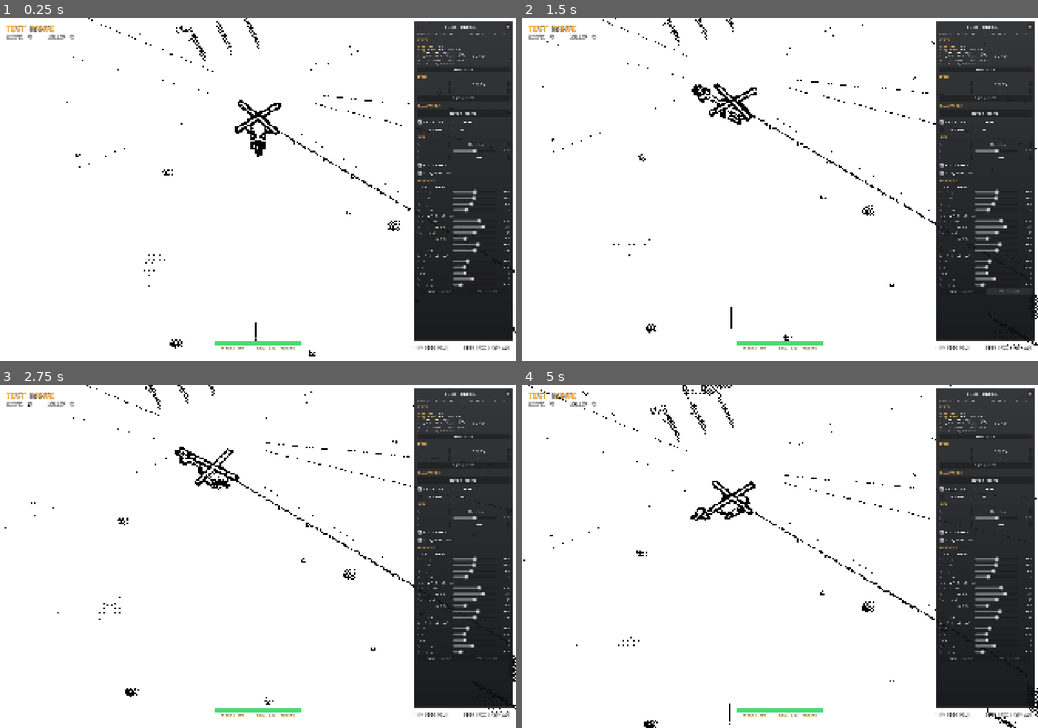
Above: before the commit, frames 1-4 (two rows, left to right).
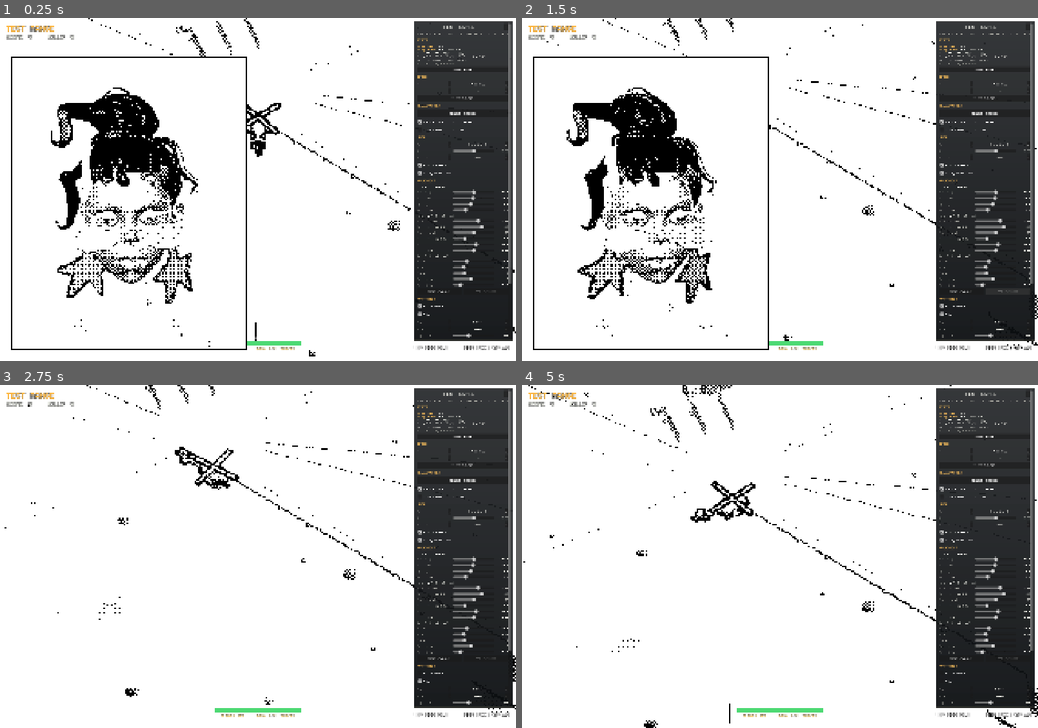
Above: after the commit, the same moments.

Repository: chronicallydev/CAS
Game: Godot game, scene res://features/test_range/test_range.tscn
Same seed, same stepped clock (60 frames per second), same inputs: the game is played once before the commit and once after it.
Inputs (mouse positions are in pixels of both pictures, inside the frame that each line leads up to):
- Up to frame 1 (0.25 s): no input
- Up to frame 2 (1.5 s): click "RESET MOVEMENT" at 0.5 s; click "COPY CHANGES" at 1.25 s
- Up to frame 3 (2.75 s): click (464, 673) at 2 s, where only the run after the commit has a clickable "Show portrait"
- Up to frame 4 (5 s): click (986, 679) at 2.75 s, where only the run after the commit has a clickable "Sway"; click "<" at 3.5 s; click ">" at 4.25 s

The runs differ from the first frame. In frame 1, 7.9% of the frame differs, in the area x 2-100%, y 1-97%; in frame 2, 8.4%; in frame 3, 0.9%; in frame 4, 1.8%.

Commit message:
Add a 1-bit character portrait to the test range
Imports the first character bust (girl1.fbx) and renders it live in the
bottom-left corner with a custom 1-bit shader: tone from vertex paint,
key/fill/rim lighting with a highlight, Bayer dither or hatching, and ink
lines on overlaps. The panel's PORTRAIT section tunes it live.

Diff:
--- a/features/test_range/test_range_panel.gd
+++ b/features/test_range/test_range_panel.gd
@@ -12,6 +12,9 @@
 #   MOVEMENT   - live sliders for the flight model and dash; kept across
 #                resets. COPY puts the changed values on the clipboard, to
 #                bake into cobra.tres / helicopter.gd.
+#   PORTRAIT   - a test character portrait (CharacterPortrait) in the
+#                bottom-left corner, with its style, detail and shading
+#                live; COPY puts the changed values on the clipboard.
 #
 # The X (or Tab) closes it; the PANEL button (or Tab) brings it back.
 
@@ -55,6 +58,29 @@
 	]],
 ]
 
+const PORTRAIT_MODEL := preload("res://assets/characters/girl1/girl1.fbx")
+## The portrait's size in window pixels; detail is how many of them make
+## one image pixel.
+const PORTRAIT_SIZE := Vector2i(360, 450)
+const PORTRAIT_SCALES := [1, 2, 3, 4]
+const PORTRAIT_STYLES := ["Dither", "Hatching"]
+## The portrait sliders: [uniform, label, min, max, step, default, true for
+## the ink pass]. Defaults match the shaders. "light_side" is the key
+## light's angle round the face, turned into key_direction.
+const PORTRAIT := [
+	["light_side", "Light side", -90.0, 90.0, 1.0, -24.0, false],
+	["contrast_curve", "Contrast", 0.4, 2.5, 0.05, 1.0, false],
+	["black_point", "Black point", 0.0, 0.5, 0.01, 0.1, false],
+	["white_point", "White point", 0.5, 1.0, 0.01, 0.85, false],
+	["fill_strength", "Fill light", 0.0, 1.0, 0.05, 0.4, false],
+	["ambient", "Ambient", 0.0, 0.6, 0.01, 0.18, false],
+	["rim_strength", "Rim light", 0.0, 2.0, 0.05, 0.9, false],
+	["specular_strength", "Shine", 0.0, 2.0, 0.05, 0.6, false],
+	["hatch_spacing", "Hatch spacing", 3.0, 10.0, 1.0, 5.0, false],
+	["silhouette_ink", "Outlines", 0.0, 1.0, 1.0, 1.0, true],
+	["crease_ink", "Crease lines", 0.0, 1.0, 1.0, 1.0, true],
+]
+
 var range_context: TestRangeContext
 var panel: PanelContainer
 # Shown in the panel's place while it is closed.
@@ -63,6 +89,15 @@
 var stats_label: RichTextLabel
 var _stats_timer: float = 0.0
 
+# Its own layer, drawn in window pixels so the portrait's pixels stay even.
+var portrait_layer: CanvasLayer
+var portrait_frame: PanelContainer
+var portrait: CharacterPortrait
+var portrait_scale: int = 2
+var portrait_style: int = 0
+var portrait_sway: bool = true
+var portrait_values: Dictionary = {}  # uniform -> value, once changed
+
 
 func initialize(context: TestRangeContext) -> void:
 	range_context = context
@@ -82,6 +117,7 @@
 
 
 func _process(delta: float) -> void:
+	place_portrait()
 	_stats_timer -= delta
 	if _stats_timer <= 0.0 and stats_label != null and panel.visible and range_context.mission != null:
 		_stats_timer = 0.2
@@ -252,6 +288,8 @@
 	open_button.visible = false
 	add_child(open_button)
 
+	build_portrait()
+
 
 ## Rebuilds the spawn and helicopter sections.
 func refresh() -> void:
@@ -260,6 +298,7 @@
 	build_helicopter(setup_box)
 	build_look(setup_box)
 	build_movement(setup_box)
+	build_portrait_controls(setup_box)
 
 
 func build_spawn(box: VBoxContainer) -> void:
@@ -356,6 +395,110 @@
 	print(text)
 
 
+# --- Portrait ---------------------------------------------------------------
+
+func build_portrait() -> void:
+	portrait_layer = CanvasLayer.new()
+	portrait_layer.layer = layer - 1
+	add_child(portrait_layer)
+
+	# Black frame, like a dialogue box in a 1-bit game.
+	var style := StyleBoxFlat.new()
+	style.bg_color = Color.WHITE
+	style.border_color = Color.BLACK
+	style.set_border_width_all(4)
+	style.set_content_margin_all(4)
+	portrait_frame = PanelContainer.new()
+	portrait_frame.add_theme_stylebox_override("panel", style)
+	portrait_frame.mouse_filter = Control.MOUSE_FILTER_IGNORE
+	portrait_layer.add_child(portrait_frame)
+
+	portrait = CharacterPortrait.new()
+	portrait.model = PORTRAIT_MODEL
+	portrait.frame_height = 0.85
+	portrait.resolution = PORTRAIT_SIZE / portrait_scale
+	portrait.pixel_scale = portrait_scale
+	portrait.mouse_filter = Control.MOUSE_FILTER_IGNORE
+	portrait_frame.add_child(portrait)
+
+
+# Bottom-left corner, undoing the window's content scale like PixelArt does.
+func place_portrait() -> void:
+	if portrait_layer == null or not portrait_layer.visible:
+		return
+	var window := Vector2(get_window().size)
+	var canvas_scale: float = window.y / get_viewport().get_visible_rect().size.y
+	portrait_layer.transform = Transform2D.IDENTITY.scaled(Vector2.ONE / canvas_scale)
+	portrait_frame.position = Vector2(16, window.y - portrait_frame.size.y - 16).floor()
+
+
+func portrait_value(entry: Array) -> float:
+	return portrait_values.get(entry[0], entry[5])
+
+
+func set_portrait_value(entry: Array, value: float) -> void:
+	portrait_values[entry[0]] = value
+	if entry[0] == "light_side":
+		var angle := deg_to_rad(value)
+		portrait.set_shade("key_direction", Vector3(sin(angle), 0.55, cos(angle)))
+	elif entry[6]:
+		portrait.set_ink(entry[0], value)
+	else:
+		portrait.set_shade(entry[0], value)
+
+
+func build_portrait_controls(box: VBoxContainer) -> void:
+	box.add_child(section("PORTRAIT"))
+	box.add_child(check("Show portrait", portrait_layer.visible, func(on: bool) -> void:
+		portrait_layer.visible = on))
+	box.add_child(check("Sway", portrait_sway, func(on: bool) -> void:
+		portrait_sway = on
+		portrait.sway_degrees = 12.0 if on else 0.0
+		if not on:
+			portrait.pivot.rotation.y = 0.0))
+	box.add_child(stepper("Style", PORTRAIT_STYLES[portrait_style], func(step: int) -> void:
+		portrait_style = posmod(portrait_style + step, PORTRAIT_STYLES.size())
+		portrait.set_shade("pattern", portrait_style)
+		refresh()))
+	var detail := PORTRAIT_SIZE / portrait_scale
+	box.add_child(stepper("Detail", "%dx%d" % [detail.x, detail.y], func(step: int) -> void:
+		var index := clampi(PORTRAIT_SCALES.find(portrait_scale) - step, 0, PORTRAIT_SCALES.size() - 1)
+		portrait_scale = PORTRAIT_SCALES[index]
+		portrait.set_detail(PORTRAIT_SIZE / portrait_scale, portrait_scale)
+		portrait_frame.reset_size()
+		refresh()))
+	for entry in PORTRAIT:
+		box.add_child(slider(entry[1], portrait_value(entry), entry[5], entry[2], entry[3], entry[4], func(value: float) -> void:
+			set_portrait_value(entry, value)))
+
+	var row := HBoxContainer.new()
+	row.add_theme_constant_override("separation", 6)
+	box.add_child(row)
+	var reset := button("RESET PORTRAIT", func() -> void:
+		for entry in PORTRAIT:
+			set_portrait_value(entry, entry[5])
+		portrait_values.clear()
+		refresh())
+	reset.size_flags_horizontal = Control.SIZE_EXPAND_FILL
+	row.add_child(reset)
+	var copy := button("COPY CHANGES", copy_portrait)
+	copy.size_flags_horizontal = Control.SIZE_EXPAND_FILL
+	row.add_child(copy)
+
+
+## Puts the changed portrait values on the clipboard, to bake into the
+## shader defaults, and prints them too.
+func copy_portrait() -> void:
+	var lines: Array[String] = ["# Portrait: %s, detail %s" % [PORTRAIT_STYLES[portrait_style], PORTRAIT_SIZE / portrait_scale]]
+	for entry in PORTRAIT:
+		var value := portrait_value(entry)
+		if not is_equal_approx(value, entry[5]):
+			lines.append("%s = %s   # was %s" % [entry[0], format_value(value, entry[4]), format_value(entry[5], entry[4])])
+	var text := "\n".join(lines)
+	DisplayServer.clipboard_set(text)
+	print(text)
+
+
 func update_stats() -> void:
 	var c := range_context
 	var lines: Array[String] = []
--- /dev/null
+++ b/shared/portrait/character_portrait.gd
@@ -0,0 +1,166 @@
+class_name CharacterPortrait
+extends SubViewportContainer
+
+# A character bust rendered live in 1-bit, for HUD and dialogue portraits.
+# The model renders in its own small world and viewport at `resolution`,
+# shaded by portrait_1bit.gdshader with ink lines from portrait_ink.gdshader,
+# and is scaled up with nearest filtering by `pixel_scale`. Higher resolution
+# than the game world's pixels, so a detailed sculpt keeps its face.
+#
+# Every part's tone comes from its material's brightness unless `tones`
+# names the material; the B&W palette then only sees light and dark, so
+# hair and clothes need a tone of their own to read against the skin.
+
+const SHADE_SHADER := preload("res://shared/portrait/portrait_1bit.gdshader")
+const INK_SHADER := preload("res://shared/portrait/portrait_ink.gdshader")
+
+@export var model: PackedScene
+## Size of the low-res image in pixels.
+@export var resolution: Vector2i = Vector2i(160, 200)
+@export var pixel_scale: int = 2
+## Material name -> tone (0 black .. 1 white), overriding its brightness.
+@export var tones: Dictionary = {}
+## Part of the model's height to frame, from the top (1 = all of it).
+@export_range(0.1, 1.0) var frame_height: float = 1.0
+@export var fov: float = 22.0
+## Slow side-to-side turn, degrees either way (0 = still).
+@export var sway_degrees: float = 12.0
+@export var sway_period: float = 6.0
+
+var viewport: SubViewport
+var camera: Camera3D
+var pivot: Node3D
+var ink: MeshInstance3D
+# Every ShaderMaterial on the model, by material name.
+var materials: Dictionary = {}
+var _time: float = 0.0
+
+
+func _ready() -> void:
+	stretch = true
+	texture_filter = CanvasItem.TEXTURE_FILTER_NEAREST
+	set_detail(resolution, pixel_scale)
+
+	viewport = SubViewport.new()
+	viewport.own_world_3d = true
+	viewport.msaa_3d = Viewport.MSAA_DISABLED
+	viewport.screen_space_aa = Viewport.SCREEN_SPACE_AA_DISABLED
+	viewport.audio_listener_enable_3d = false
+	# The view is tiny, so automatic LOD would pick the coarse meshes.
+	viewport.mesh_lod_threshold = 0.0
+	viewport.render_target_update_mode = SubViewport.UPDATE_ALWAYS
+	add_child(viewport)
+
+	var environment := Environment.new()
+	environment.background_mode = Environment.BG_COLOR
+	environment.background_color = Color.WHITE
+	environment.tonemap_mode = Environment.TONE_MAPPER_LINEAR
+	var world := WorldEnvironment.new()
+	world.environment = environment
+	viewport.add_child(world)
+
+	pivot = Node3D.new()
+	viewport.add_child(pivot)
+	camera = Camera3D.new()
+	camera.fov = fov
+	viewport.add_child(camera)
+	camera.current = true
+
+	var material := ShaderMaterial.new()
+	material.shader = INK_SHADER
+	material.render_priority = -128
+	var quad := QuadMesh.new()
+	quad.size = Vector2(2, 2)
+	quad.flip_faces = true
+	ink = MeshInstance3D.new()
+	ink.mesh = quad
+	ink.material_override = material
+	ink.custom_aabb = AABB(Vector3(-1e5, -1e5, -1e5), Vector3(2e5, 2e5, 2e5))
+	camera.add_child(ink)
+
+	if model != null:
+		set_model(model)
+
+
+func _process(delta: float) -> void:
+	if sway_degrees <= 0.0 or pivot == null:
+		return
+	_time += delta
+	pivot.rotation.y = deg_to_rad(sway_degrees) * sin(_time * TAU / sway_period)
+
+
+func set_model(scene: PackedScene) -> void:
+	for child in pivot.get_children():
+		child.queue_free()
+	materials.clear()
+	var instance: Node3D = scene.instantiate()
+	pivot.add_child(instance)
+
+	var meshes: Array = instance.find_children("*", "MeshInstance3D", true, false)
+	for mesh: MeshInstance3D in meshes:
+		for i in mesh.mesh.get_surface_count():
+			mesh.set_surface_override_material(i, shade_for(mesh.mesh.surface_get_material(i)))
+	frame(instance, meshes)
+
+
+## Renders at `new_resolution`, shown `new_pixel_scale` times bigger.
+func set_detail(new_resolution: Vector2i, new_pixel_scale: int) -> void:
+	resolution = new_resolution
+	pixel_scale = new_pixel_scale
+	stretch_shrink = pixel_scale
+	custom_minimum_size = Vector2(resolution * pixel_scale)
+	size = custom_minimum_size
+
+
+## The shading material standing in for `source`, shared by every part
+## painted with it.
+func shade_for(source: Material) -> ShaderMaterial:
+	var key := source.resource_name if source != null else ""
+	if materials.has(key):
+		return materials[key]
+	var tone := 0.8
+	var vertex_color := false
+	if source is BaseMaterial3D:
+		tone = source.albedo_color.get_luminance()
+		vertex_color = source.vertex_color_use_as_albedo
+	var material := ShaderMaterial.new()
+	material.shader = SHADE_SHADER
+	material.set_shader_parameter("tone", tones.get(key, tone))
+	material.set_shader_parameter("use_vertex_color", vertex_color)
+	materials[key] = material
+	return material
+
+
+## Sets a shading uniform on every part.
+func set_shade(parameter: StringName, value: Variant) -> void:
+	for material: ShaderMaterial in materials.values():
+		material.set_shader_parameter(parameter, value)
+
+
+func set_ink(parameter: StringName, value: Variant) -> void:
+	ink.material_override.set_shader_parameter(parameter, value)
+
+
+func set_tone(material_name: String, tone: float) -> void:
+	tones[material_name] = tone
+	if materials.has(material_name):
+		materials[material_name].set_shader_parameter("tone", tone)
+
+
+# Centres the model on the pivot and backs the camera off until the top
+# `frame_height` of it fills the view.
+func frame(instance: Node3D, meshes: Array) -> void:
+	var bounds := AABB()
+	var first := true
+	for mesh: MeshInstance3D in meshes:
+		var box: AABB = instance.global_transform.affine_inverse() * mesh.global_transform * mesh.get_aabb()
+		bounds = box if first else bounds.merge(box)
+		first = false
+	var height := bounds.size.y * frame_height
+	var center := bounds.get_center()
+	center.y = bounds.end.y - height * 0.5
+	instance.position = -center
+	var distance := height * 0.5 / tan(deg_to_rad(fov) * 0.5) * 1.05
+	camera.position = Vector3(0, 0, distance + bounds.size.z * 0.5)
+	camera.near = maxf(distance * 0.1, 0.01)
+	camera.far = distance * 4.0 + bounds.size.z * 2.0
--- /dev/null
+++ b/shared/portrait/portrait_1bit.gdshader
@@ -0,0 +1,107 @@
+// 1-bit character shading for portraits (see character_portrait.gd).
+// Lights the model with a fixed key, fill and rim light, then turns the
+// lightness straight into black or white pixels with a screen-space
+// pattern, so a detailed sculpt keeps its form at low resolution:
+//   pattern 0 - 8x8 ordered (Bayer) dither: 64 grey levels
+//   pattern 1 - hatching: diagonal lines that thicken and cross-hatch as
+//               the surface darkens, like an engraving
+// Every part gets its own `tone` (how light its "paint" is) so hair, skin
+// and clothes stay apart once colour is gone.
+shader_type spatial;
+render_mode unshaded, cull_back;
+
+// How light this part is painted, 0 = black, 1 = white.
+uniform float tone : hint_range(0.0, 1.0) = 0.8;
+// Multiply in the brightness of the vertex paint (sculpts are often
+// painted rather than textured).
+uniform bool use_vertex_color = false;
+// Lights in world space (directions the light travels *from*).
+uniform vec3 key_direction = vec3(-0.45, 0.55, 1.0);
+uniform float key_strength = 1.0;
+uniform vec3 fill_direction = vec3(0.8, 0.1, 0.4);
+uniform float fill_strength = 0.4;
+uniform float ambient = 0.18;
+// Bright edge on the side facing away from the camera.
+uniform float rim_strength = 0.9;
+uniform float rim_width : hint_range(0.0, 1.0) = 0.35;
+// Shine, so dark glossy parts (hair, lenses) still show their form.
+uniform float specular_strength = 0.6;
+uniform float specular_power = 24.0;
+// > 1 pushes mid-tones toward black, < 1 toward white.
+uniform float contrast_curve = 1.0;
+// Lightness at or below / above which pixels are solid black / white, so
+// near-flat areas don't break up into stray dots.
+uniform float black_point = 0.1;
+uniform float white_point = 0.85;
+uniform int pattern = 0;
+// Pattern cell size in screen pixels.
+uniform float pattern_scale = 1.0;
+// Hatching line spacing in pattern cells.
+uniform float hatch_spacing = 5.0;
+
+const float BAYER8[64] = float[](
+	0.0, 32.0, 8.0, 40.0, 2.0, 34.0, 10.0, 42.0,
+	48.0, 16.0, 56.0, 24.0, 50.0, 18.0, 58.0, 26.0,
+	12.0, 44.0, 4.0, 36.0, 14.0, 46.0, 6.0, 38.0,
+	60.0, 28.0, 52.0, 20.0, 62.0, 30.0, 54.0, 22.0,
+	3.0, 35.0, 11.0, 43.0, 1.0, 33.0, 9.0, 41.0,
+	51.0, 19.0, 59.0, 27.0, 49.0, 17.0, 57.0, 25.0,
+	15.0, 47.0, 7.0, 39.0, 13.0, 45.0, 5.0, 37.0,
+	63.0, 31.0, 55.0, 23.0, 61.0, 29.0, 53.0, 21.0);
+
+
+float bayer(vec2 pixel) {
+	ivec2 p = ivec2(mod(floor(pixel), 8.0));
+	return (BAYER8[p.y * 8 + p.x] + 0.5) / 64.0;
+}
+
+
+// 1 where a line of this direction covers the pixel; `width` is the share
+// of the spacing the line takes up.
+float hatch_line(vec2 pixel, vec2 direction, float width) {
+	float position = mod(dot(floor(pixel), direction), hatch_spacing);
+	return float(position < width * hatch_spacing);
+}
+
+
+float hatch(vec2 pixel, float light) {
+	float dark = 1.0 - light;
+	// First layer: one diagonal, thickening as it darkens.
+	float ink = hatch_line(pixel, vec2(1.0, 1.0), clamp(dark * 1.3, 0.0, 0.5));
+	// Darker: the crossing diagonal.
+	ink = max(ink, hatch_line(pixel, vec2(1.0, -1.0), clamp((dark - 0.5) * 1.3, 0.0, 0.5)));
+	// Darkest: fill in.
+	ink = max(ink, step(0.92, dark));
+	return 1.0 - ink;
+}
+
+
+void fragment() {
+	vec3 normal = normalize((INV_VIEW_MATRIX * vec4(NORMAL, 0.0)).xyz);
+	vec3 to_camera = normalize((INV_VIEW_MATRIX * vec4(-VERTEX, 0.0)).xyz);
+
+	float key = max(dot(normal, normalize(key_direction)), 0.0);
+	float fill = max(dot(normal, normalize(fill_direction)), 0.0);
+	float paint = tone;
+	if (use_vertex_color) {
+		// Vertex colours are linear; judge their brightness by eye.
+		paint *= pow(dot(COLOR.rgb, vec3(0.299, 0.587, 0.114)), 1.0 / 2.2);
+	}
+	float light = paint * (ambient + key * key_strength + fill * fill_strength);
+
+	// Rim: grazing angles, on the side away from the key light.
+	float grazing = 1.0 - max(dot(normal, to_camera), 0.0);
+	float rim = smoothstep(1.0 - rim_width, 1.0, grazing);
+	rim *= 1.0 - key;
+	light += rim * rim_strength;
+
+	vec3 half_vector = normalize(normalize(key_direction) + to_camera);
+	light += pow(max(dot(normal, half_vector), 0.0), specular_power) * specular_strength;
+
+	light = smoothstep(black_point, white_point, light);
+	light = pow(light, contrast_curve);
+
+	vec2 pixel = FRAGCOORD.xy / pattern_scale;
+	float on = pattern == 1 ? hatch(pixel, light) : step(bayer(pixel), light);
+	ALBEDO = vec3(on);
+}
--- /dev/null
+++ b/shared/portrait/portrait_ink.gdshader
@@ -0,0 +1,76 @@
+// Ink lines for portraits (see character_portrait.gd), a full-screen quad
+// in the portrait's own viewport. Draws black where depth jumps (one part
+// in front of another: hair over the face, the glasses' frame) and on
+// sharp creases, after the 1-bit shading has already been drawn.
+// Same edge tests as pixel_outline.gdshader, but with ink only.
+shader_type spatial;
+render_mode unshaded, depth_draw_never, depth_test_disabled, cull_disabled, fog_disabled;
+
+uniform sampler2D DEPTH_TEXTURE : hint_depth_texture, filter_nearest;
+uniform sampler2D SCREEN_TEXTURE : hint_screen_texture, filter_nearest;
+uniform sampler2D NORMAL_TEXTURE : hint_normal_roughness_texture, filter_nearest;
+
+// Depth gap (world units) between neighbouring pixels that counts as an edge.
+uniform float depth_threshold = 0.04;
+// Normal change that counts as a crease (0 = off).
+uniform float crease_threshold = 0.6;
+// 0 = no lines, 1 = full ink.
+uniform float silhouette_ink = 1.0;
+uniform float crease_ink = 1.0;
+// Colour of the empty background.
+uniform float background = 1.0;
+
+
+float linear_depth(vec2 uv, mat4 inv_projection) {
+	float depth = texture(DEPTH_TEXTURE, uv).x;
+	vec3 ndc = vec3(uv * 2.0 - 1.0, depth);
+	vec4 view = inv_projection * vec4(ndc, 1.0);
+	view.xyz /= view.w;
+	return -view.z;
+}
+
+
+vec3 view_normal(vec2 uv) {
+	return texture(NORMAL_TEXTURE, uv).rgb * 2.0 - 1.0;
+}
+
+
+void vertex() {
+	POSITION = vec4(VERTEX.xy, 1.0, 1.0);
+}
+
+
+void fragment() {
+	vec2 texel = 1.0 / VIEWPORT_SIZE.xy;
+	vec2 offsets[4] = vec2[](vec2(0.0, -1.0), vec2(0.0, 1.0), vec2(1.0, 0.0), vec2(-1.0, 0.0));
+
+	// No geometry here: plain background.
+	// (Reverse-Z: the far plane is 0.)
+	float mask = step(1e-7, texture(DEPTH_TEXTURE, SCREEN_UV).x);
+
+	float depth = linear_depth(SCREEN_UV, INV_PROJECTION_MATRIX);
+	float farther = 0.0;
+	for (int i = 0; i < 4; i++) {
+		float d = linear_depth(SCREEN_UV + offsets[i] * texel, INV_PROJECTION_MATRIX);
+		farther = max(farther, d - depth);
+	}
+	// Lines go on the nearer side of a depth jump, so they hug the front part.
+	float silhouette = step(depth_threshold, farther) * mask;
+
+	float crease = 0.0;
+	if (crease_threshold > 0.0) {
+		vec3 normal = view_normal(SCREEN_UV);
+		for (int i = 0; i < 4; i++) {
+			vec3 neighbour = view_normal(SCREEN_UV + offsets[i] * texel);
+			// One side of the crease only, to keep lines one pixel wide.
+			float side = step(0.0, dot(normal - neighbour, vec3(1.0)));
+			crease = max(crease, (1.0 - dot(normal, neighbour)) * side);
+		}
+		crease = step(crease_threshold, crease) * mask;
+	}
+
+	float color = texture(SCREEN_TEXTURE, SCREEN_UV).r;
+	color = mix(background, color, mask);
+	color *= 1.0 - max(silhouette * silhouette_ink, crease * crease_ink);
+	ALBEDO = vec3(color);
+}
Binary file added: assets/characters/girl1/girl1.fbx
Not shown, added: assets/characters/girl1/girl1.fbx.import
Not shown, added: shared/portrait/character_portrait.gd.uid
Not shown, added: shared/portrait/portrait_1bit.gdshader.uid
Not shown, added: shared/portrait/portrait_ink.gdshader.uid
